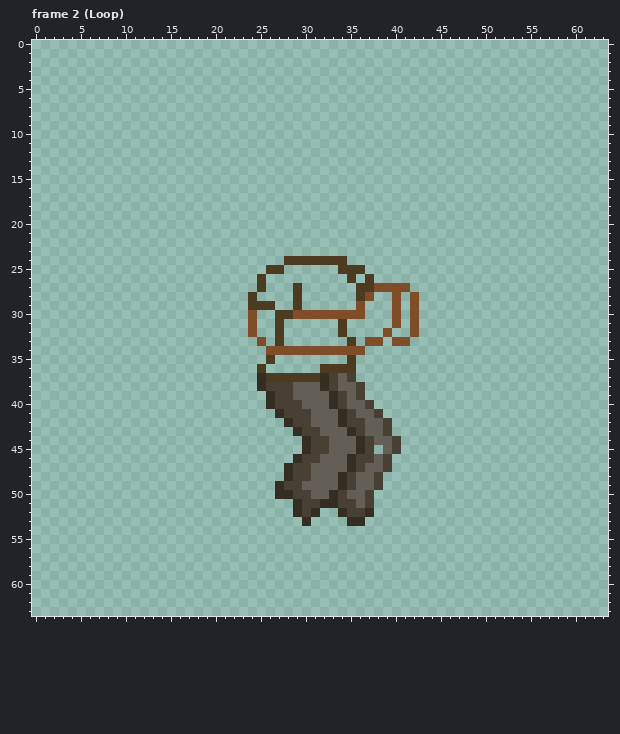
Pixel-art file: Assets/Sprites/Lori/Swim.ase. Above, as it was before the edit.
64x64 pixels, 6 frames. Shown: frame 2 (Loop). The commit also changed other frames, which this record leaves out.
After the commit:
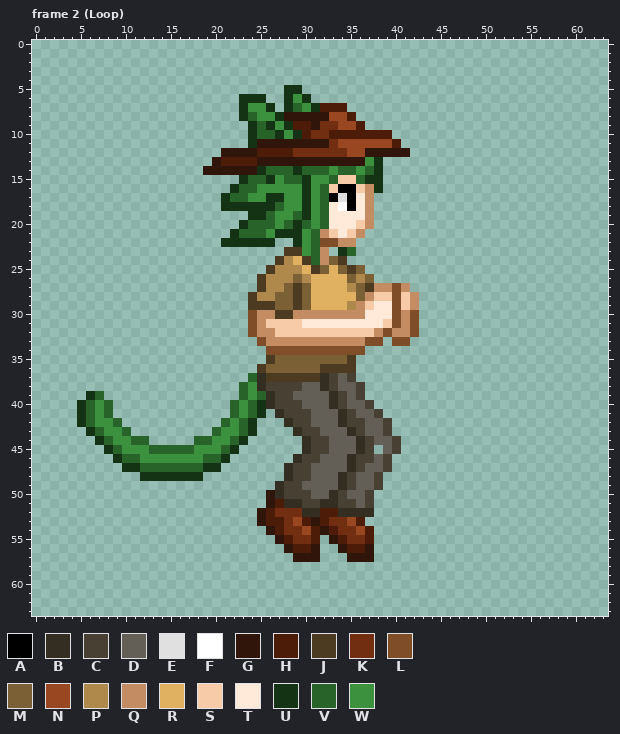
Palette (. is transparent): A #000000  B #342e22  C #474033  D #635f57  E #e0e0e0  F #ffffff  G #30150a  H #4c1c08  J #4c3b20  K #722e11  L #7f4e28  M #7a6034  N #994721  P #af894b  Q #c48c62  R #e0b160  S #f7caa8  T #ffe9d8  U #143314  V #286329  W #3b913d
Change:
layer "Layer 6" added
layer "Tail" added
layer "Layer 5" added
Frame 2 (Loop):
y 5: x 28..29 .. -> UU
y 6: x 23..25 ... -> UUU; x 28..30 ... -> UWU
y 7: x 23..26 .... -> UWWU; x 28..34 ....... -> UVWUHHH
y 8: x 23..35 ............. -> UVWWUGGGGGNNH
y 9: x 24..36 ............. -> UVUWUHHGKKNNH
y 10: x 24..39 ................ -> UVVUWUHKKHHHHHHH
y 11: x 24..40 ................. -> UGGGGGGGGKNNNNNNH
y 12: x 21..41 ..................... -> GGGGHHHHKKKKKKNNGGGGG
y 13: x 20..38 ................... -> GHHHHGGGGGGGGGGGGWU
y 14: x 19..38 .................... -> GGGGGGUVVVUVVVWVVWVU
y 15: x 23..38 ................ -> UVVUWVVUWWVSSVUU
y 16: x 22..38 ................. -> UVVWWWWWUWVSAASQU
y 17: x 21..37 ................. -> UVVWWUUWWUWVAEATQ
y 18: x 21..37 ................. -> UUUUUUVWWUWVTFATQ
y 19: x 24..37 .............. -> UUVWWVUWVTTTTQ
y 20: x 23..37 ............... -> UVVVWVUVWVTTTSQ
y 21: x 22..36 ............... -> UVVVWUUUWVQSTSQ
y 22: x 21..26 ...... -> UUUUUU; x 29..35 ....... -> UWVLLQQ
y 23: x 28..32 ..... -> JJWVQ; x 34..35 .. -> UV
y 24: x 27..29 .JJ -> JPR; x 31..33 JJJ -> VQM
y 25: x 27..34 J......J -> PPPRJMRM; x 36 J -> M
y 26: x 26..37 .........J.J -> PPPMPRRRRMPM
y 27: x 26..28 ... -> PPM; x 30..36 ......J -> MRRRRPM; x 38..39 LL -> QQ; x 41 L -> Q
y 28: x 25..28 .... -> PPMM; x 30..39 ......JL.. -> MRRRRRMQSS; x 41..42 .L -> SQ
y 29: x 27..28 .. -> MM; x 30..39 ......L... -> MRRRRPQSTT; x 41..42 .L -> SQ
y 30: x 25..26 .. -> QQ; x 29..39 LLLLLLLL... -> QQQQQQQQTTT; x 41 . -> Q
y 31: x 25..39 ..J......J..... -> QSSSSTTTTTTTTTS; x 41 . -> Q
y 32: x 25..38 ..J......J.... -> QQSSSSSSSSSSSQ; x 40..41 .. -> QQ
y 33: x 26..36 .J.......J. -> QQQQQQQQQQQ
y 35: x 27..34 ........ -> MMMMMMMM
y 36: x 26..31 ...... -> MMMMMM
y 37: x 24 . -> V
y 38: x 23..24 .. -> VW; x 29 D -> C
y 39: x 6..7 .. -> UV; x 23..25 ... -> VWV
y 40..41: x 5..8 .... -> UVWV; x 22..25 .... -> VWVU
y 42: x 5..9 ..... -> UVWWV; x 21..24 .... -> VWVU
y 43: x 6..10 ..... -> UVWWV; x 20..24 ..... -> VWWVU
y 44: x 7..12 ...... -> UVWWVV; x 18..23 ...... -> VVWWVU
y 45: x 8..22 ............... -> UVWWWVVVVVWWWVU
y 46: x 9..21 ............. -> UVVWWWWWWWVVU
y 47: x 10..20 ........... -> UUVVVVVVVUU
y 48: x 12..18 ....... -> UUUUUUU
y 50: x 26 . -> G; x 28 B -> C
y 51: x 26..28 ... -> GHB
y 52: x 25..30 ....BC -> GHKKKB; x 32..33 .. -> HH; x 35..36 CC -> BB
y 53: x 25..36 .....B....BB -> GHHKNHGHKKNH
y 54: x 26..37 ............ -> GHKKNHGHKKNH
y 55: x 27..31 ..... -> GHKKH; x 33..37 ..... -> GHKKH
y 56: x 28..31 .... -> GHHG; x 34..37 .... -> GHHG
y 57: x 29..31 ... -> GGG; x 35..37 ... -> GGG
Boxes around the changes in both pictures, in picture pixels (x1, y1, x2, y2):
changed: (77, 85, 419, 562)
